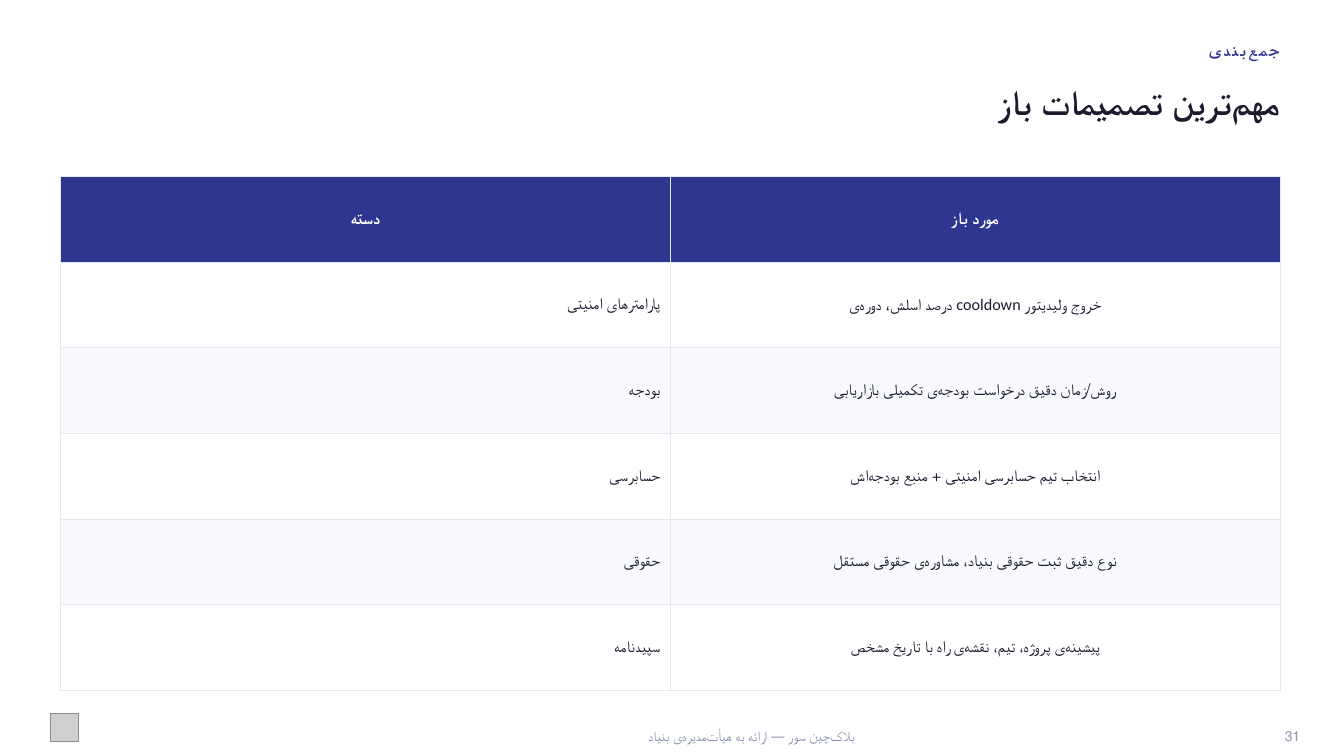
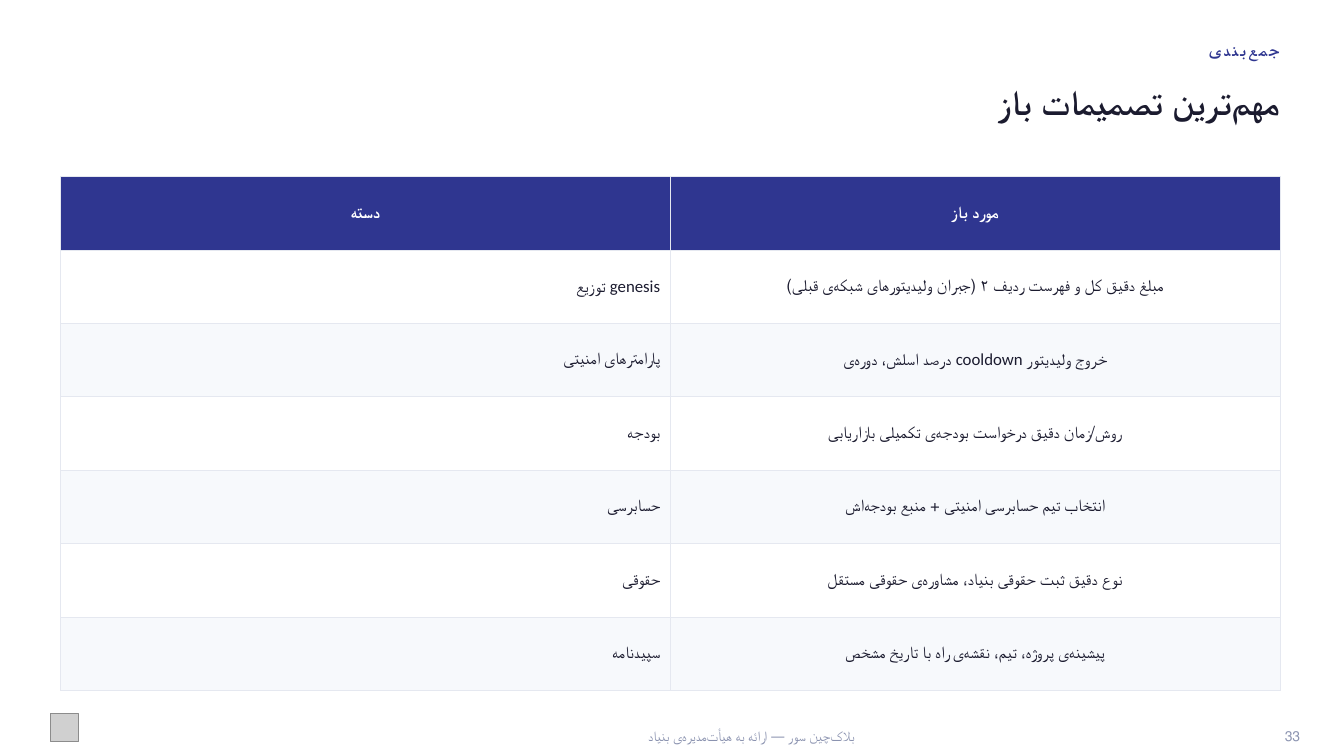
Before and after one commit to Sur-network/sur-new, a slide deck: slide 34 of presentations/Sur - Board Presentation.pptx (slide 32 before the commit). Drawn at 1344x756 pixels with LibreOffice and Linux fonts; fonts in the diff are those of the drawing; grey boxes stand for pictures. Boxes give left, top, right and bottom in pixels: in the first picture for what was removed or moved away, otherwise in the second. Text is boxed around its words. In the diff, an @@ line names an element or a change of style, - is before the commit and + after.

```diff
--- a/presentations/Sur - Board Presentation.pptx
+++ b/presentations/Sur - Board Presentation.pptx
@@ table at bbox=[60, 176, 1280, 691] @@
+row 2: توزیع genesis | مبلغ دقیق کل و فهرست ردیف ۲ (جبران ولیدیتورهای شبکه‌ی قبلی)
@@ text at bbox=[1285, 731, 1301, 741]: text changed @@
-31
+33
```
Also in this commit, not shown: 18 other slides changed, 3 slides added, 1 slide removed, 5 other files.
